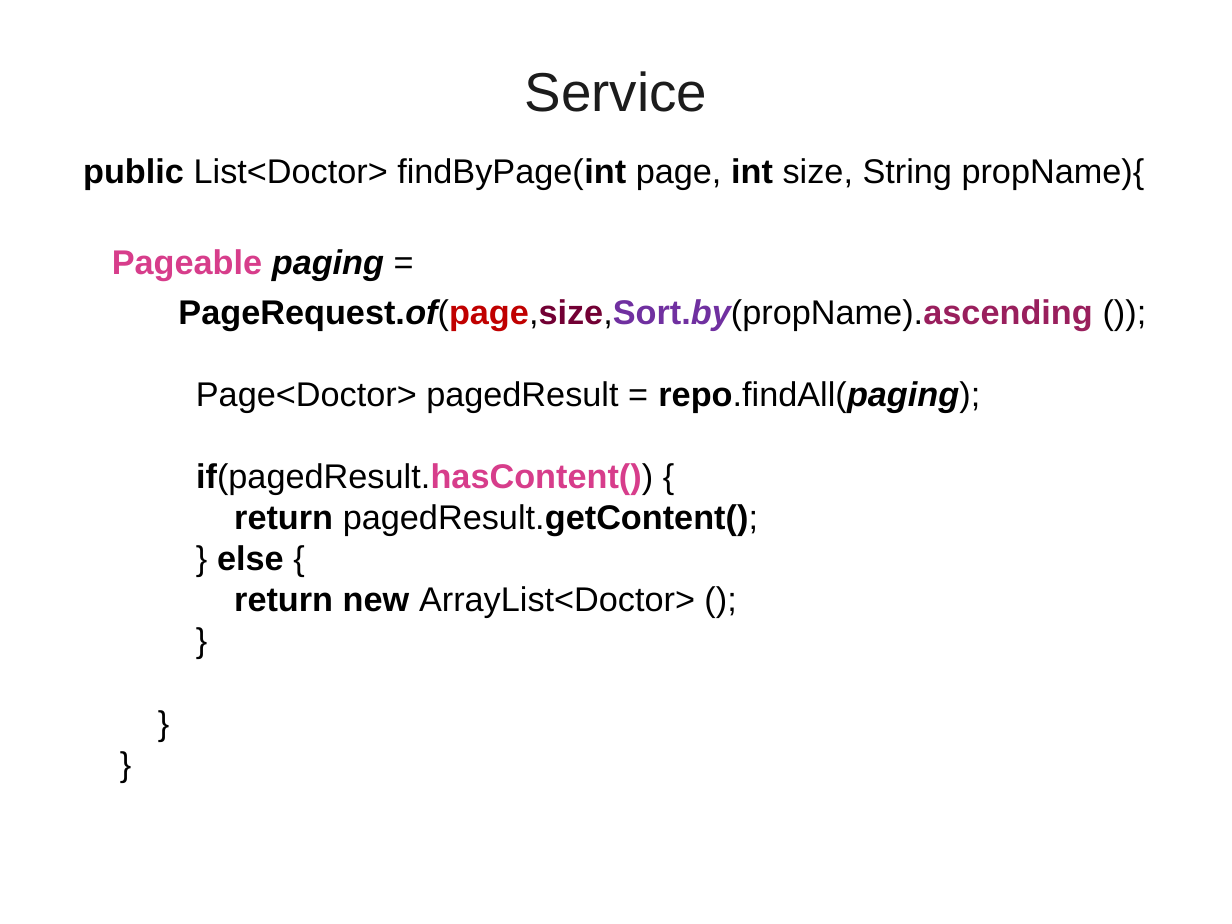
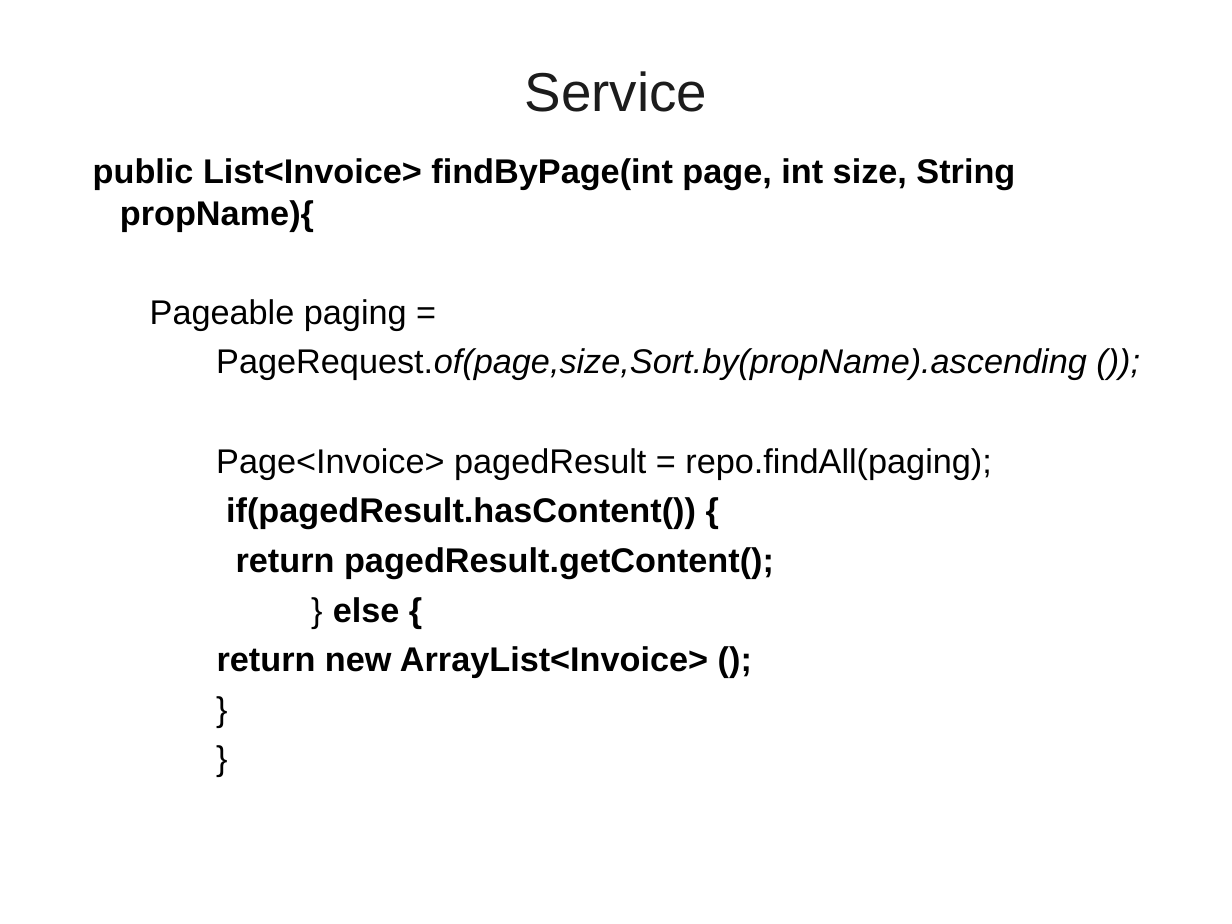
Before and after one commit to vatsank/spring_presentations, a slide deck: slide 188 of SpringBoot_Module1_Ver01.ppt (slide 222 before the commit). Drawn at 1232x924 pixels with LibreOffice and Linux fonts; fonts in the diff are those of the drawing; background and template pictures are left out. Boxes give left, top, right and bottom in pixels: in the first picture for what was removed or moved away, otherwise in the second. Text is boxed around its words. In the diff, an @@ line names an element or a change of style, - is before the commit and + after.

```diff
--- a/SpringBoot_Module1_Ver01.ppt
+++ b/SpringBoot_Module1_Ver01.ppt
@@ text at (93, 158, 1015, 231): text changed; bold on @@
-public List<Doctor> findByPage(int page, int size, String propName){
+public List<Invoice> findByPage(int page, int size, String propName){
@@ text at (150, 299, 407, 330): text colour #D73D8B to #000000 in "Pageable"; bold off in "Pageable paging"; italic off in "paging" @@
@@ text at (216, 348, 1087, 678): text changed @@
-PageRequest.of(page,size,Sort.by(propName).ascending ());
-Page<Doctor> pagedResult = repo.findAll(paging);
-if(pagedResult.hasContent()) {
-return pagedResult.getContent();
-} else {
-return new ArrayList<Doctor> ();
-}
-}
-}
+PageRequest.of(page,size,Sort.by(propName).ascending ());
+Page<Invoice> pagedResult = repo.findAll(paging);
+if(pagedResult.hasContent()) {
+return pagedResult.getContent();
+} else {
+return new ArrayList<Invoice> ();
+}
+}
```
Also in this commit, not shown: 31 other slides changed, 13 slides added, 24 slides removed.
